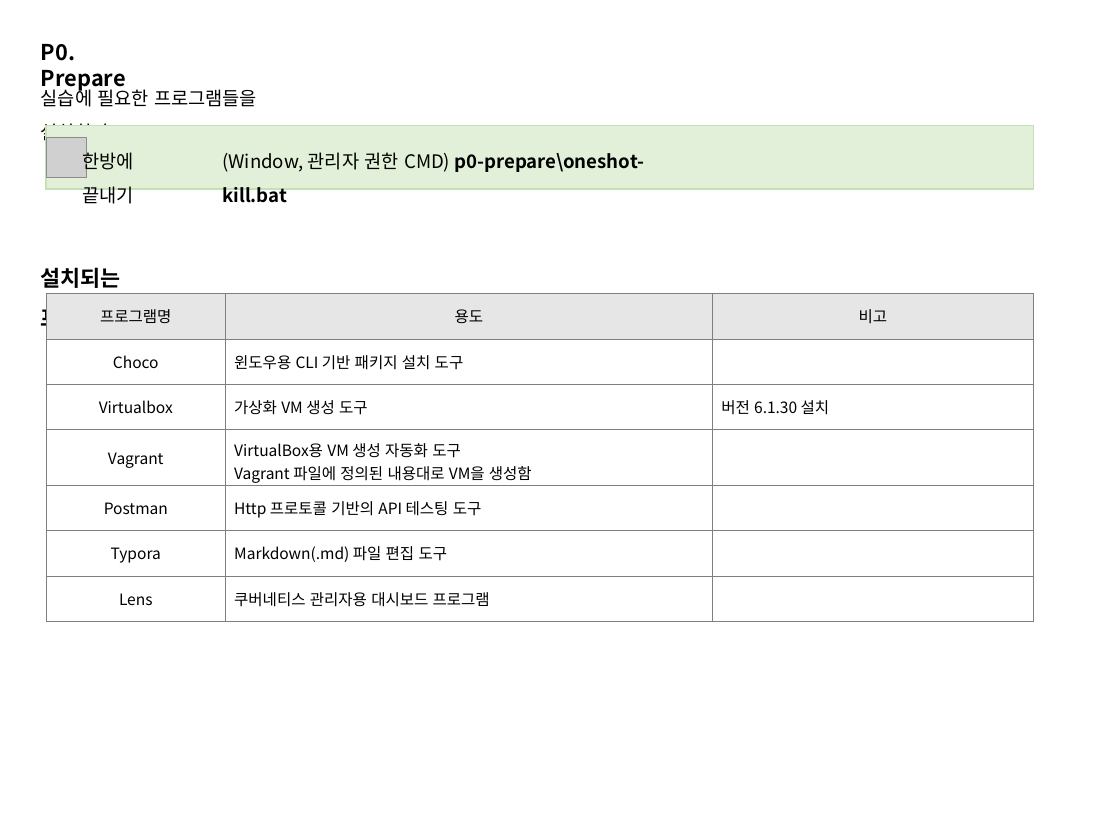
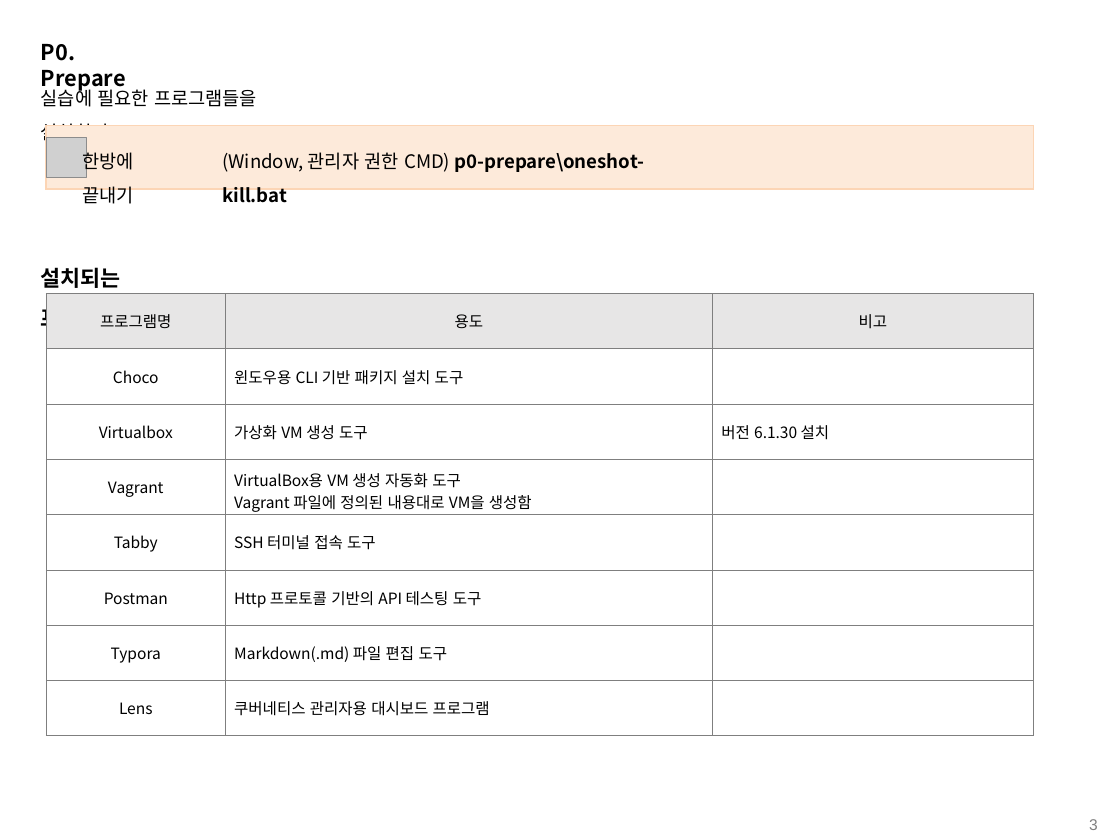
Before and after one commit to grollcake/k8s-practice, a slide deck: slide 3 of k8s practice.pptx. Drawn at 1120x840 pixels with LibreOffice and Linux fonts; fonts in the diff are those of the drawing; grey boxes stand for pictures. Boxes give left, top, right and bottom in pixels: in the first picture for what was removed or moved away, otherwise in the second. Text is boxed around its words. In the diff, an @@ line names an element or a change of style, - is before the commit and + after.

```diff
--- a/k8s practice.pptx
+++ b/k8s practice.pptx
@@ rectangle at <box>46,125,1034,189</box>: fill #E2F0D9 to #FDEADA; outline #C5E0B4 1 pt to #FCD5B5 1 pt @@
@@ table at <box>46,293,1034,736</box> @@
+row 5: Tabby | SSH 터미널 접속 도구 | 
@@ page number added at <box>1089,819,1098,830</box>, 10 pt, text #808080 @@
+3
```
Also in this commit, not shown: 12 other slides changed, 8 other files.
